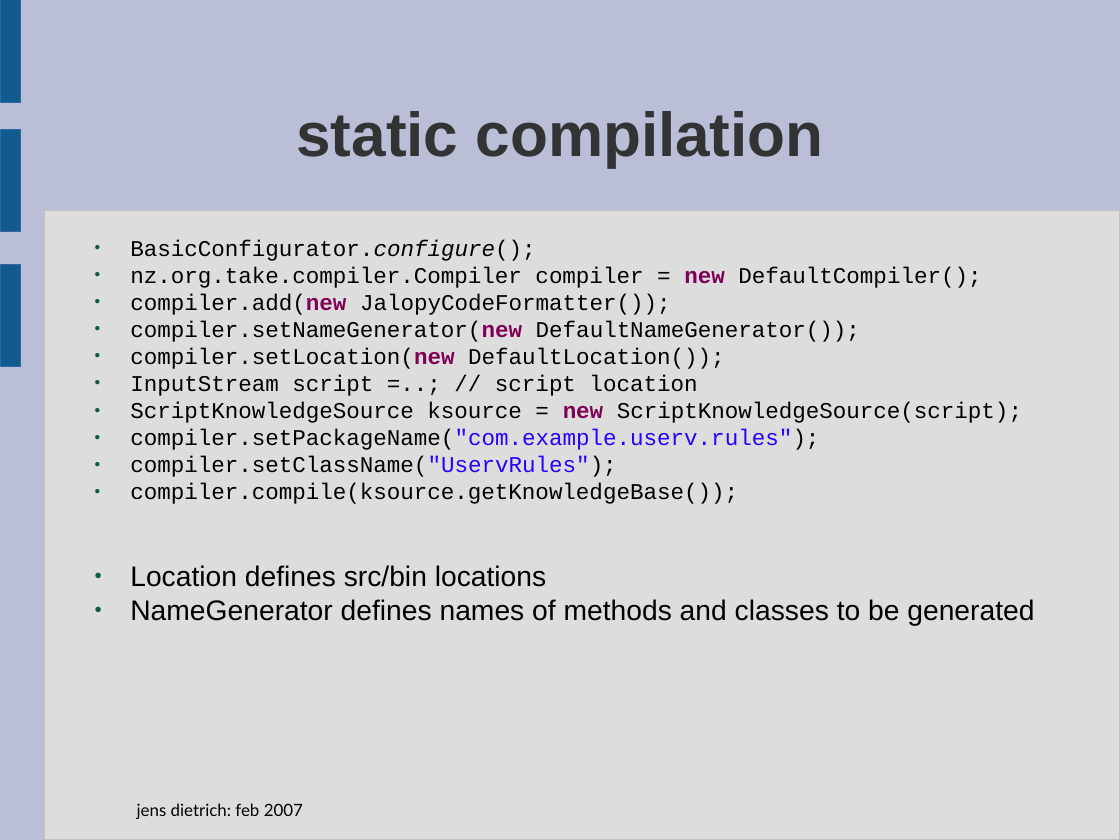
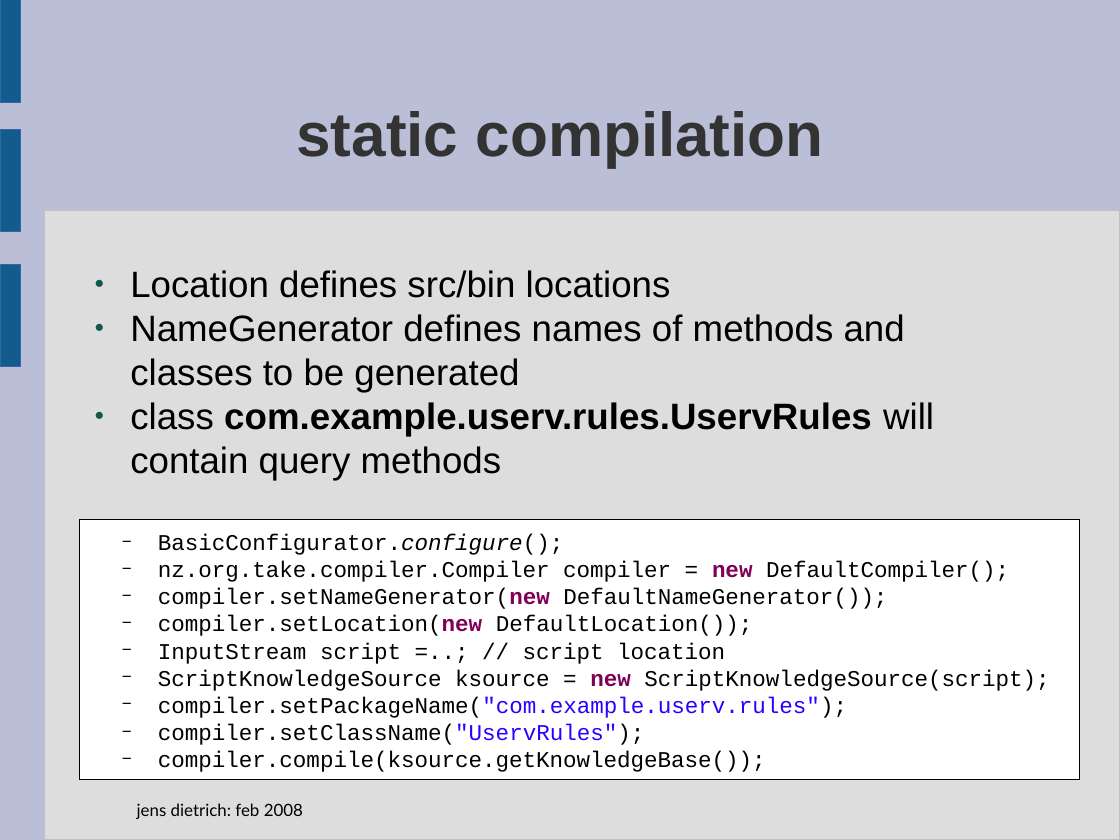
Before and after one commit to Koulio/take, a slide deck: slide 13 of take/docs/presentation-feb-08.odp. Drawn at 1120x840 pixels with LibreOffice and Linux fonts; fonts in the diff are those of the drawing; background and template pictures are left out. Boxes give left, top, right and bottom in pixels: in the first picture for what was removed or moved away, otherwise in the second. Text is boxed around its words. In the diff, an @@ line names an element or a change of style, - is before the commit and + after.

Commit message:
updated presentation

```diff
--- a/take/docs/presentation-feb-08.odp
+++ b/take/docs/presentation-feb-08.odp
@@ text at (130, 239, 1022, 504): paragraphs removed @@
-● BasicConfigurator.configure();
-● nz.org.take.compiler.Compiler compiler = new DefaultCompiler();
-● compiler.add(new JalopyCodeFormatter());
-● compiler.setNameGenerator(new DefaultNameGenerator());
-● compiler.setLocation(new DefaultLocation());
-● InputStream script =..; // script location
-● ScriptKnowledgeSource ksource = new ScriptKnowledgeSource(script);
-● compiler.setPackageName("com.example.userv.rules");
-● compiler.setClassName("UservRules");
-● compiler.compile(ksource.getKnowledgeBase());
@@ text at (130, 270, 905, 392): size 20 to 26 pt in "Location defines src/bin locations", "NameGenerator defines names of methods and classes ..." @@
@@ text at (130, 402, 934, 480): paragraph added @@
+● class com.example.userv.rules.UservRules will contain query methods
@@ rectangle added at (80, 520, 1080, 781), fill #FFFFFF, outline #000000 0 pt, 16 pt, text #000000 @@
+  − BasicConfigurator.configure();
+  − nz.org.take.compiler.Compiler compiler = new DefaultCompiler();
+  − compiler.setNameGenerator(new DefaultNameGenerator());
+  − compiler.setLocation(new DefaultLocation());
+  − InputStream script =..; // script location
+  − ScriptKnowledgeSource ksource = new ScriptKnowledgeSource(script);
+  − compiler.setPackageName("com.example.userv.rules");
+  − compiler.setClassName("UservRules");
+  − compiler.compile(ksource.getKnowledgeBase());
@@ text at (137, 803, 303, 819): text changed @@
-jens dietrich: feb 2007
+jens dietrich: feb 2008
```
Also in this commit, not shown: 16 other slides changed, 3 slides added.
